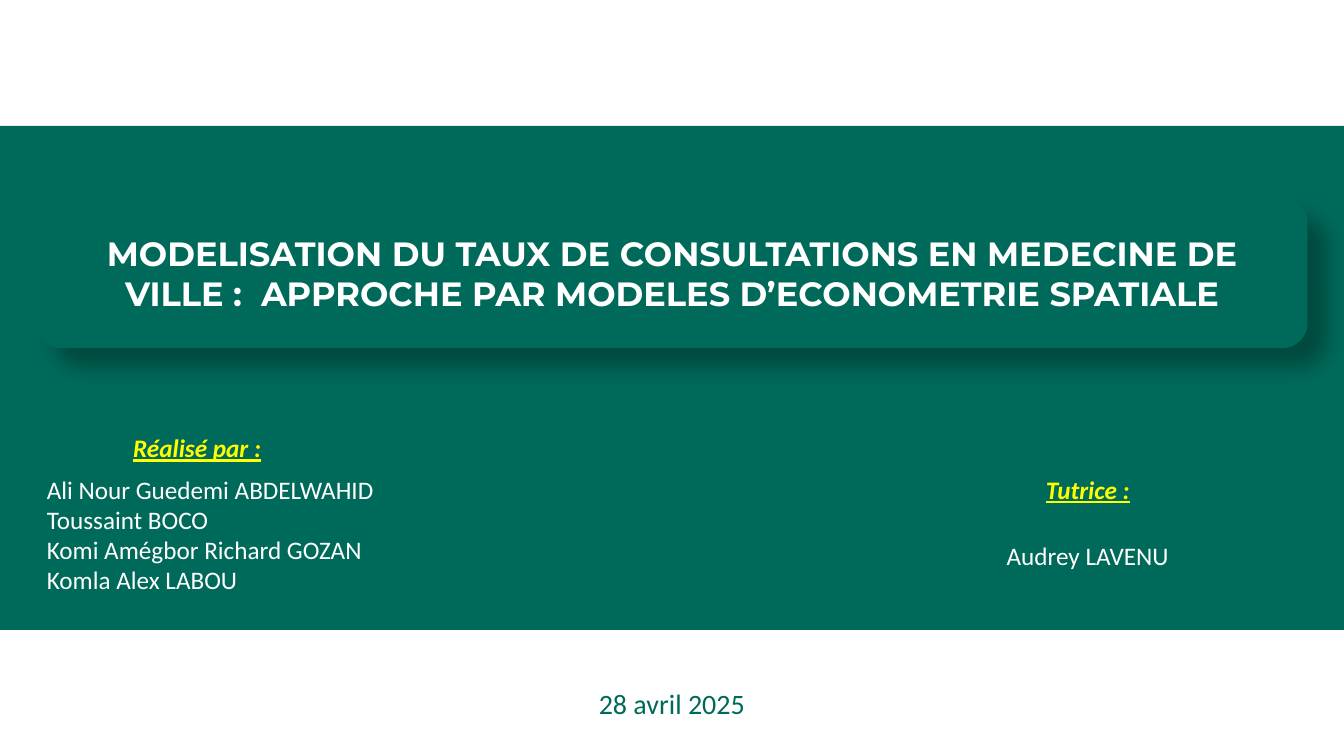
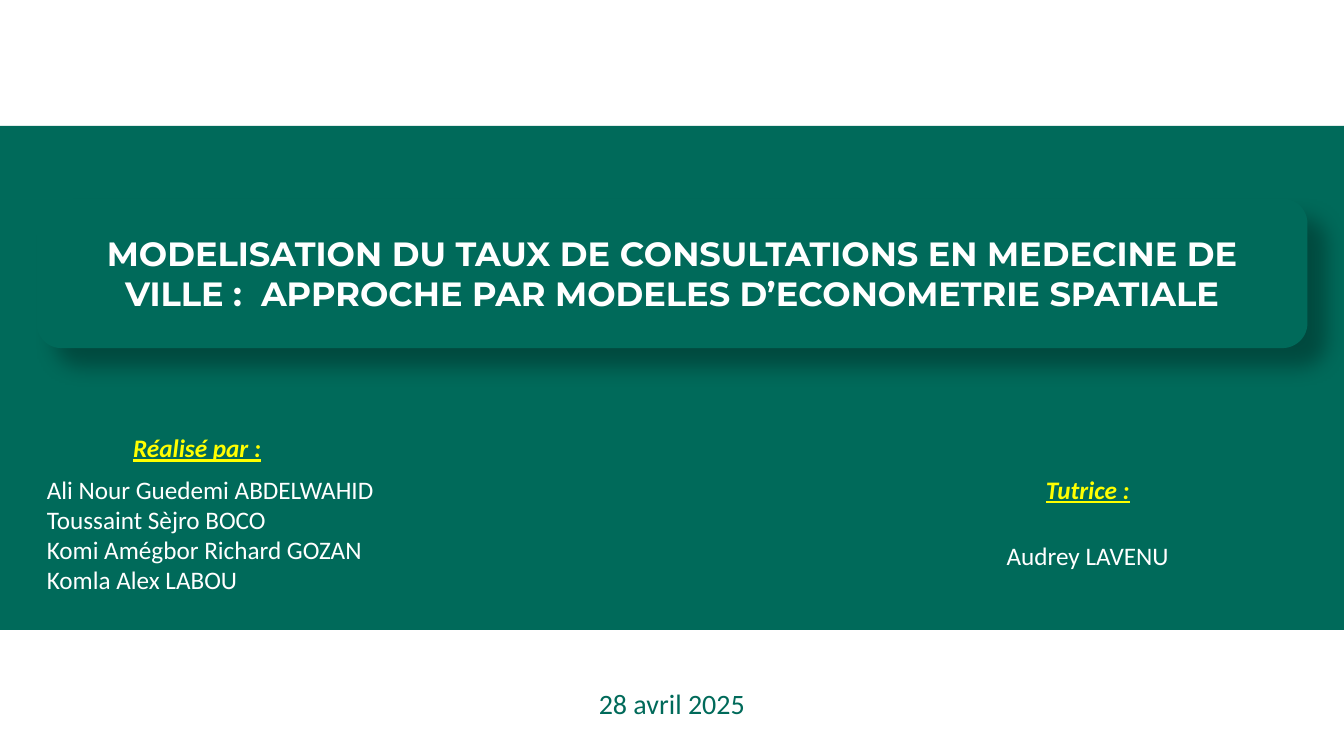
Before and after one commit to Richard-GOZAN/Projet-Stat-2A-Ensai, a slide deck: slide 1 of Présentation/Soutenance_Groupe25.pptx. Drawn at 1344x756 pixels with LibreOffice and Linux fonts; fonts in the diff are those of the drawing; background and template pictures are left out. Boxes give left, top, right and bottom in pixels: in the first picture for what was removed or moved away, otherwise in the second. Text is boxed around its words. In the diff, an @@ line names an element or a change of style, - is before the commit and + after.

```diff
--- a/Présentation/Soutenance_Groupe25.pptx
+++ b/Présentation/Soutenance_Groupe25.pptx
@@ text at box(47, 511, 265, 534): text changed @@
-Toussaint BOCO
+Toussaint Sèjro BOCO
```
Also in this commit, not shown: 6 other slides changed.
